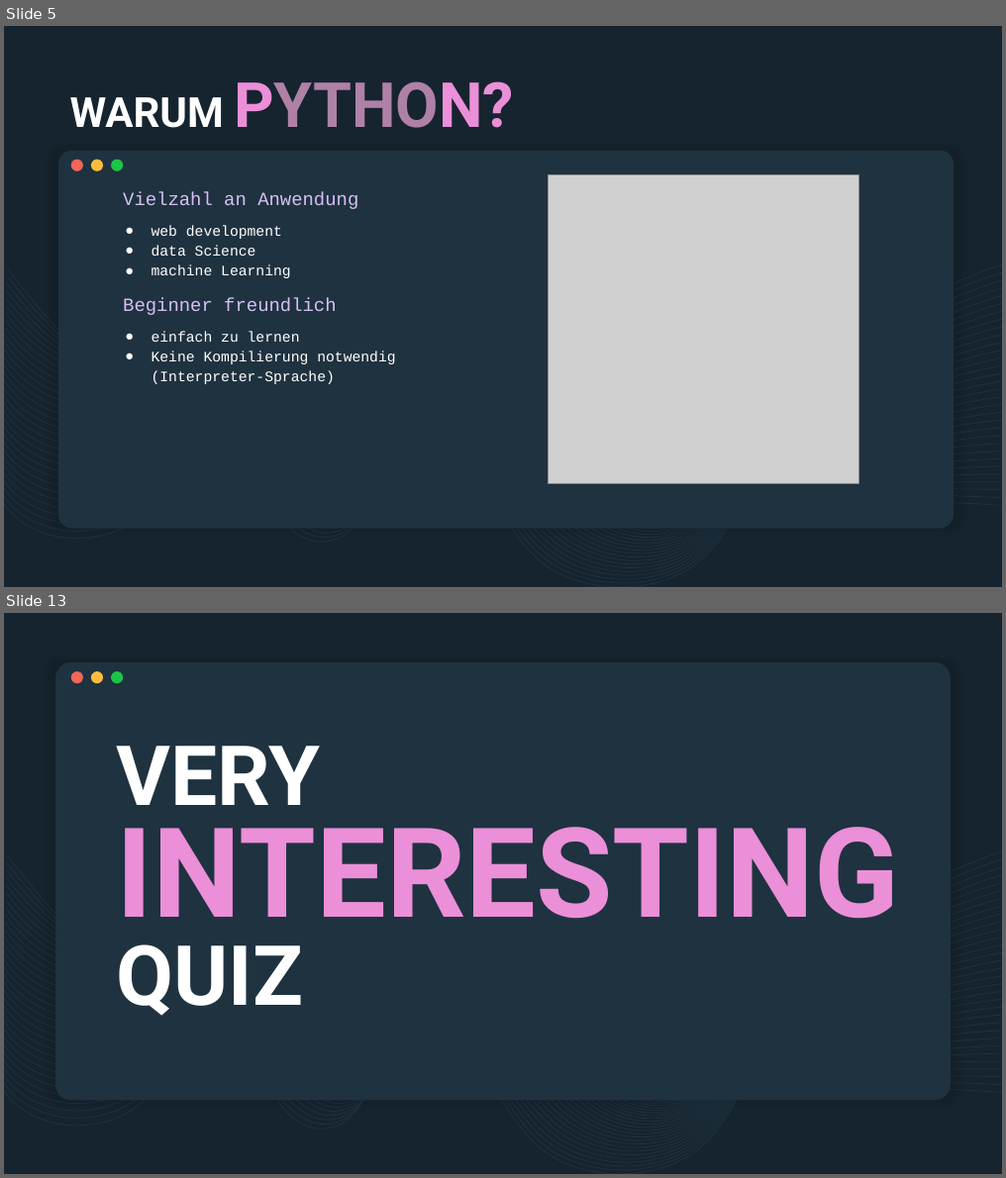
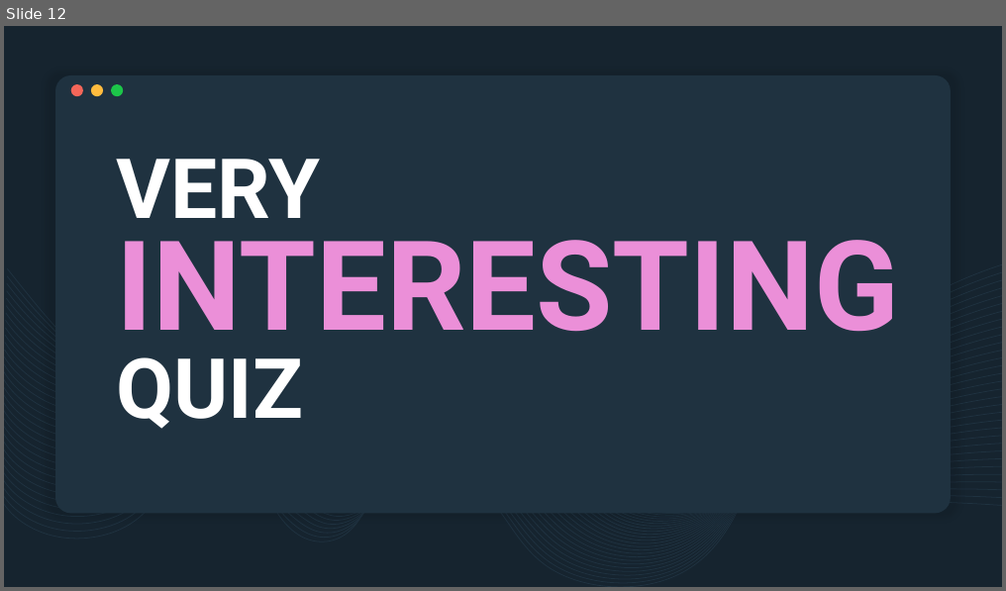
Before and after one commit to derech1e/python-beginner-course, a slide deck: 002/lesson_2.pptx. Shown one above the other, each under a label of ours: slides 5 and 13 before the commit, slide 12 after it; the slides between them are not shown. The pictures are 1006x1178 and 1006x591 pixels, drawn with LibreOffice and Linux fonts; fonts in the diff are those of the drawing; grey boxes stand for pictures. Boxes give left, top, right and bottom in pixels: in the first picture for what was removed or moved away, otherwise in the second. Text is boxed around its words. In the diff, an @@ line names an element or a change of style, - is before the commit and + after.

```diff
--- a/002/lesson_2.pptx
+++ b/002/lesson_2.pptx
@@ slide 5 removed at box(4, 26, 1002, 587), background #16242F; not listed: 32 template elements that a slide beside it also shows @@
@@ title removed at box(70, 81, 514, 128) @@
-WARUM PYTHON?
@@ rounded rectangle removed at box(58, 151, 954, 528) @@
@@ ellipse removed at box(71, 160, 83, 172) @@
@@ ellipse removed at box(91, 160, 103, 172) @@
@@ ellipse removed at box(111, 160, 123, 172) @@
@@ subtitle removed at box(123, 192, 358, 209) @@
-Vielzahl an Anwendung
@@ picture removed at box(548, 174, 858, 483) @@
@@ text removed at box(152, 225, 291, 278) @@
-● web development
-● data Science
-● machine Learning
@@ subtitle removed at box(123, 298, 336, 315) @@
-Beginner freundlich
@@ text removed at box(152, 331, 395, 384) @@
-● einfach zu lernen
-● Keine Kompilierung notwendig
-  (Interpreter-Sprache)
@@ what was slide 13 is now slide 12 @@
```
Also in this commit, not shown: 3 slides changed, 9 slides added, 9 other slides removed, 2 other files.
